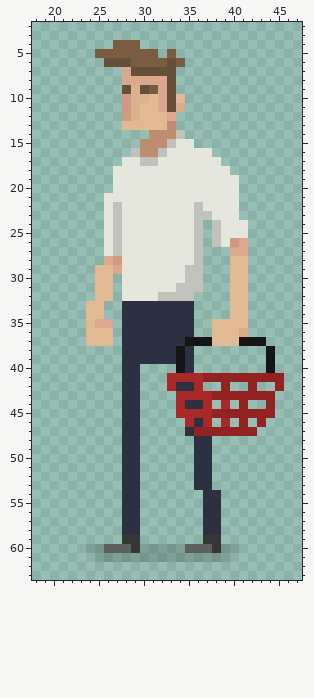
Two versions of one pixel-art sprite, Bag Boyz/Assets/Sprites/Player/Idle/Idle_Left/Idle_Left1.png. The picture above was drawn from the file before the commit.
The file is 64x64 pixels. Shown: x 18..47, y 2..63.
The same view after the edit:
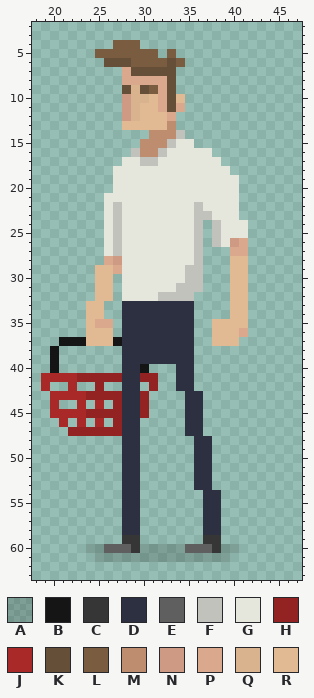
Palette (. is transparent): A #0000002a  B #161515  C #363636  D #2d3041  E #5f5f5f  F #c0c2bb  G #e5e7dd  H #932222  J #a92929  K #664f38  L #7a5d41  M #be8d70  N #cf9a83  P #d9a88d  Q #d9b38d  R #e1ba94
What changed:
{"y":37,"x":21,"old":"...","new":"BBB"}
{"y":37,"x":27,"old":".","new":"B"}
{"y":37,"x":35,"old":"BBB","new":"D.."}
{"y":37,"x":41,"old":"BBB","new":"..."}
{"y":38,"x":20,"old":".","new":"B"}
{"y":38,"x":34,"old":"B","new":"D"}
{"y":38,"x":44,"old":"B","new":"."}
{"y":39,"x":20,"old":".","new":"B"}
{"y":39,"x":34,"old":"B","new":"D"}
{"y":39,"x":44,"old":"B","new":"."}
{"y":40,"x":20,"old":".","new":"B"}
{"y":40,"x":30,"old":".","new":"B"}
{"y":40,"x":34,"old":"B","new":"D"}
{"y":40,"x":44,"old":"B","new":"."}
{"y":41,"x":19,"old":".........","new":"JJJJHHHHH"}
{"y":41,"x":30,"old":"..","new":"HH"}
{"y":41,"x":33,"old":"JJJJHHHHHHHHH","new":".DD.........."}
{"y":42,"x":19,"old":".","new":"J"}
{"y":42,"x":22,"old":".","new":"J"}
{"y":42,"x":25,"old":".","new":"H"}
{"y":42,"x":31,"old":".","new":"H"}
{"y":42,"x":33,"old":"J","new":"."}
{"y":42,"x":36,"old":"J","new":"."}
{"y":42,"x":39,"old":"H","new":"."}
{"y":42,"x":42,"old":"H","new":"."}
{"y":42,"x":45,"old":"H","new":"."}
{"y":43,"x":20,"old":"........","new":"JJJJHHHH"}
{"y":43,"x":30,"old":".","new":"H"}
{"y":43,"x":34,"old":"JJJJHHHHHHH","new":".DD........"}
{"y":44,"x":20,"old":".","new":"J"}
{"y":44,"x":23,"old":".","new":"J"}
{"y":44,"x":25,"old":".","new":"J"}
{"y":44,"x":27,"old":".","new":"H"}
{"y":44,"x":30,"old":".","new":"H"}
{"y":44,"x":34,"old":"J","new":"."}
{"y":44,"x":37,"old":"J","new":"."}
{"y":44,"x":39,"old":"J","new":"."}
{"y":44,"x":41,"old":"H","new":"."}
{"y":44,"x":44,"old":"H","new":"."}
{"y":45,"x":20,"old":"........","new":"JJJJHHHH"}
{"y":45,"x":30,"old":".","new":"H"}
{"y":45,"x":34,"old":"JJJJHHHHHHH","new":".DD........"}
{"y":46,"x":21,"old":".","new":"J"}
{"y":46,"x":23,"old":".","new":"J"}
{"y":46,"x":25,"old":".","new":"J"}
{"y":46,"x":27,"old":".","new":"H"}
{"y":46,"x":35,"old":"J","new":"D"}
{"y":46,"x":37,"old":"J","new":"."}
{"y":46,"x":39,"old":"J","new":"."}
{"y":46,"x":41,"old":"H","new":"."}
{"y":46,"x":43,"old":"H","new":"."}
{"y":47,"x":22,"old":"......","new":"HHHHHH"}
{"y":47,"x":36,"old":"HHHHHHH","new":"D......"}
{"label":"changed","picture_box":[41,337,284,436]}
